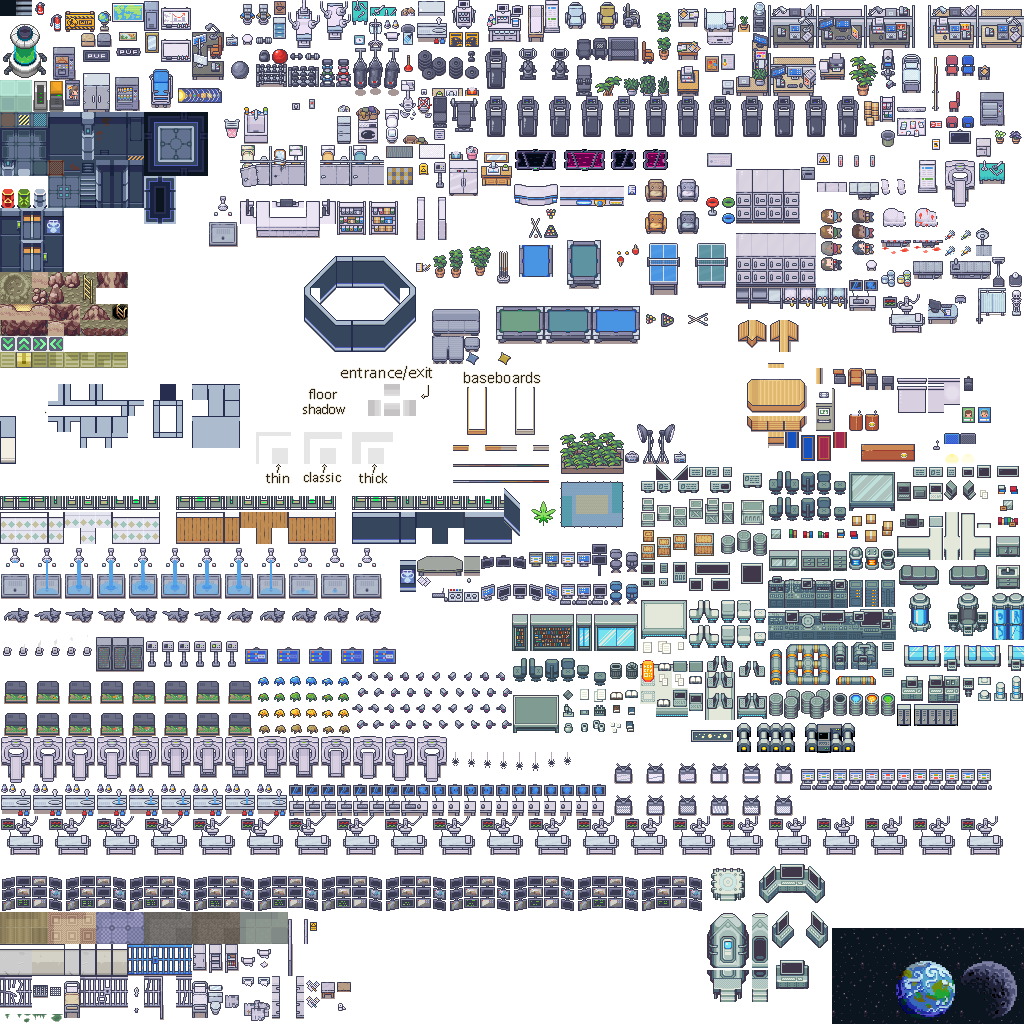
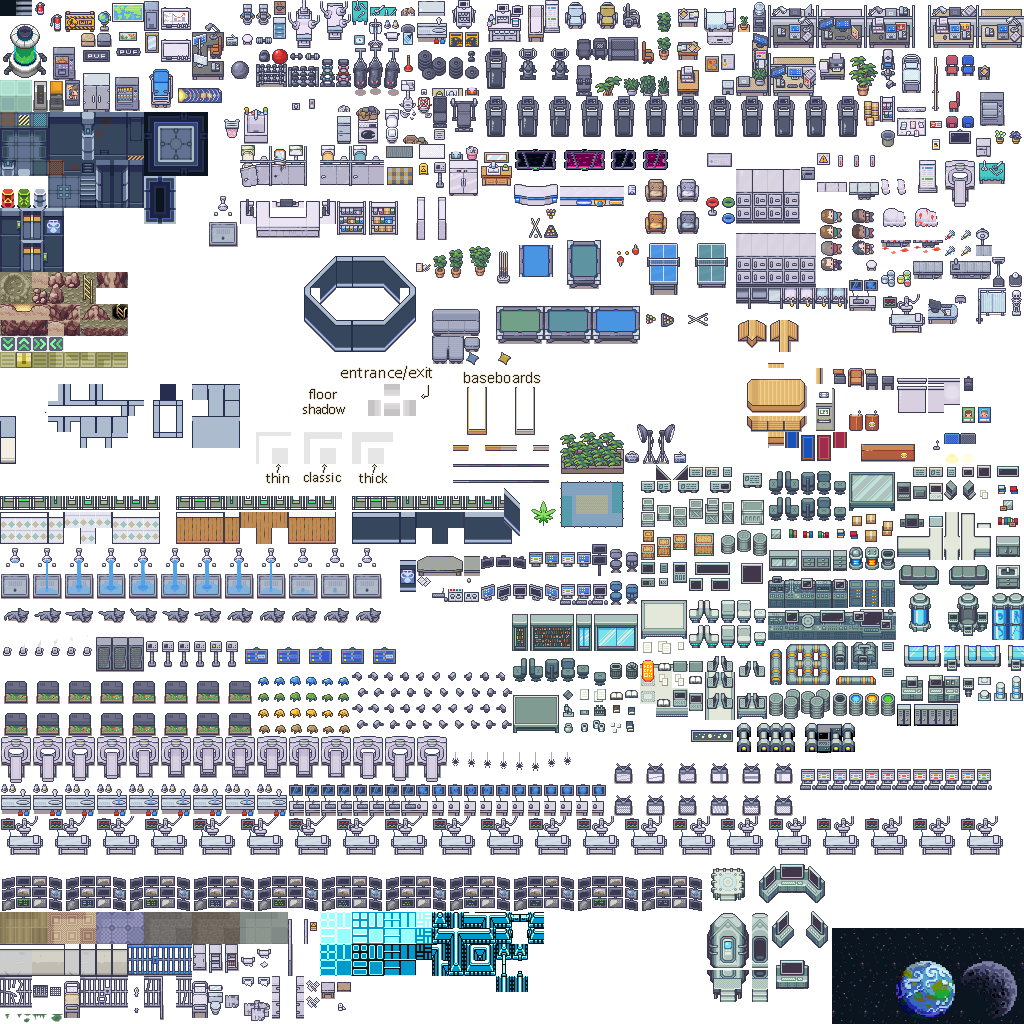
Layers edited between the first and the second w=1024, h=1024 image:
added layer "Calque 379" above "Calque 378" over (432, 912, 544, 992)
added layer "Calque 378" above "Calque 377" over (320, 912, 432, 976)
